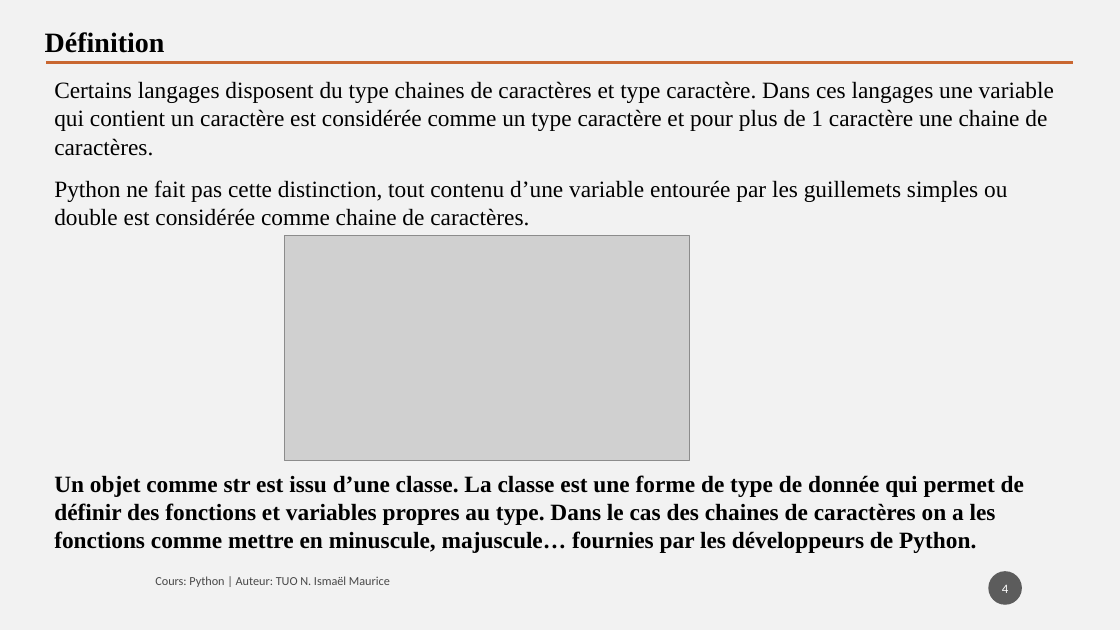
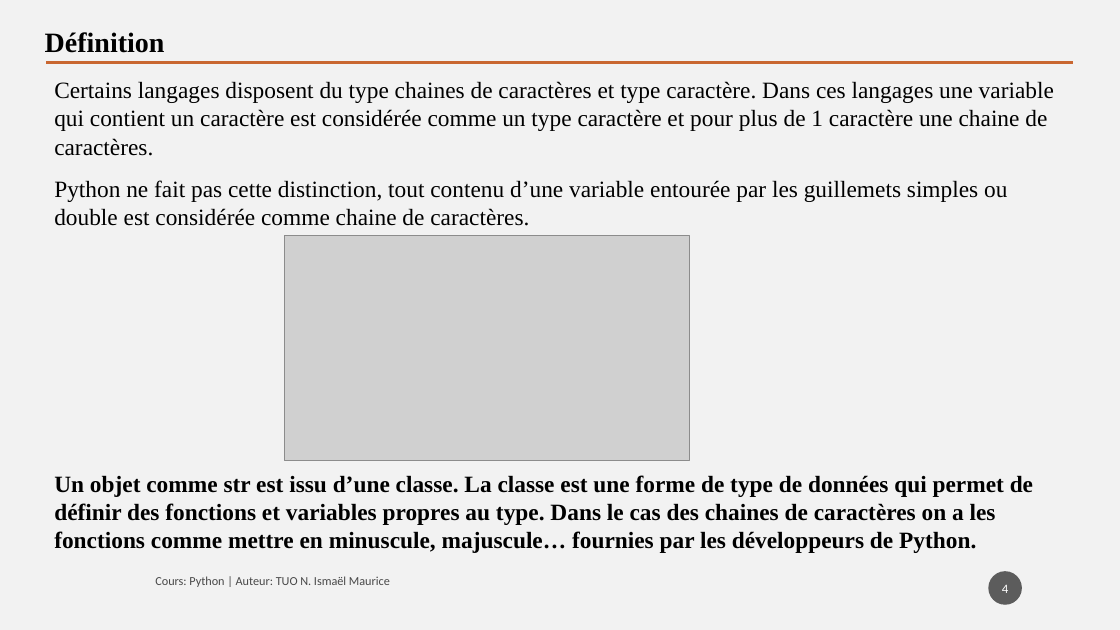
Before and after one commit to tisma95/cours-python, a slide deck: slide 4 of source/Chapitre 8 - Les chaines de caractères.pptx. Drawn at 1120x630 pixels with LibreOffice and Linux fonts; fonts in the diff are those of the drawing; grey boxes stand for pictures. Boxes give left, top, right and bottom in pixels: in the first picture for what was removed or moved away, otherwise in the second. Text is boxed around its words. In the diff, an @@ line names an element or a change of style, - is before the commit and + after.

```diff
--- a/source/Chapitre 8 - Les chaines de caractères.pptx
+++ b/source/Chapitre 8 - Les chaines de caractères.pptx
@@ text at (x1=54, y1=475, x2=1033, y2=553): text changed @@
-Un objet comme str est issu d’une classe. La classe est une forme de type de donnée qui permet de définir des fonctions et variables propres au type. Dans le cas des chaines de caractères on a les fonctions comme mettre en minuscule, majuscule… fournies par les développeurs de Python.
+Un objet comme str est issu d’une classe. La classe est une forme de type de données qui permet de définir des fonctions et variables propres au type. Dans le cas des chaines de caractères on a les fonctions comme mettre en minuscule, majuscule… fournies par les développeurs de Python.
```
Also in this commit, not shown: 11 other slides changed, 5 slides added, 9 other files.
